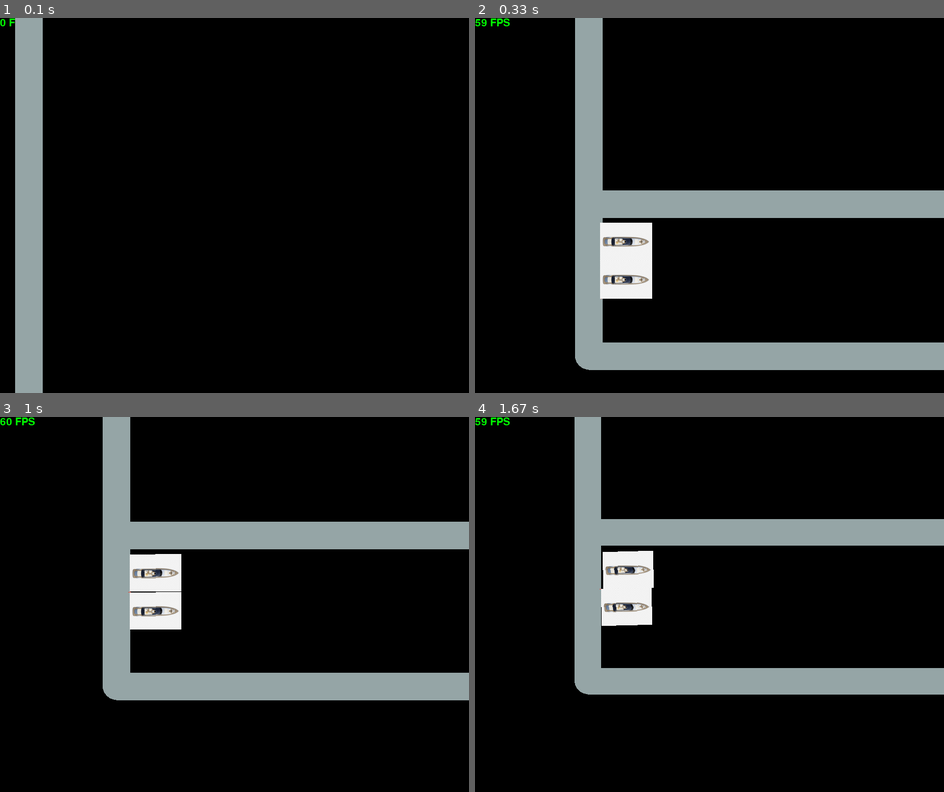
Above: before the commit, frames 1-4 (two rows, left to right).
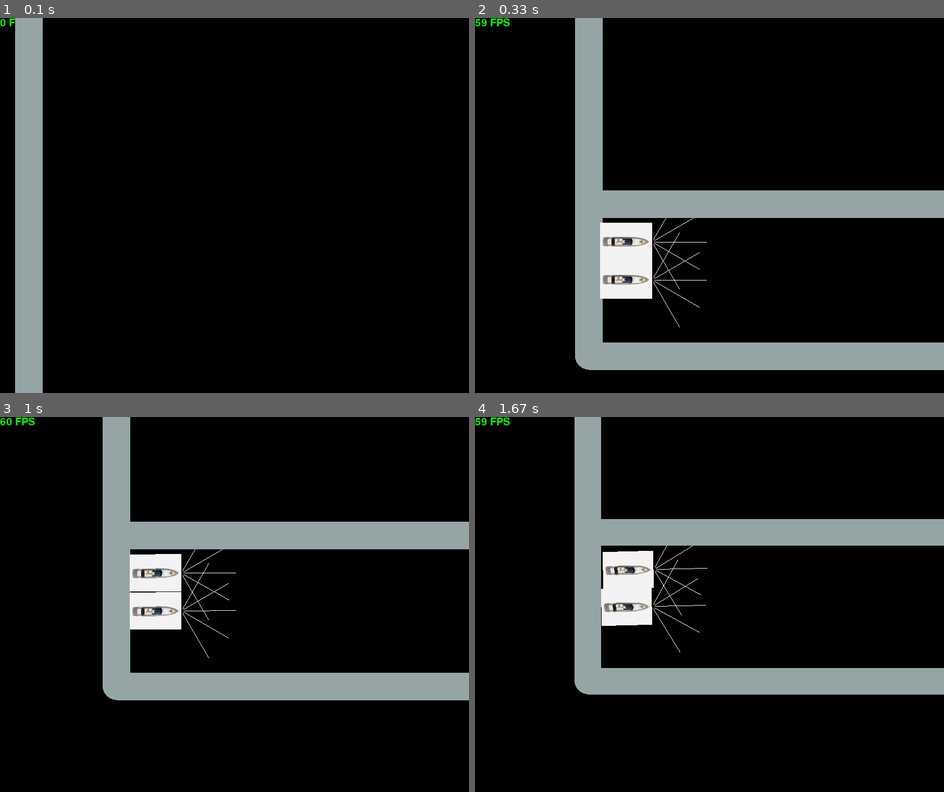
Above: after the commit, the same moments.

Repository: nelttjen/pygame_Project
Game: pygame game, started from Main.py
Same seed, same stepped clock (60 frames per second), same inputs: the game is played once before the commit and once after it.
Inputs:
- Up to frame 1 (0.1 s): no input
- Up to frame 2 (0.33 s): no input
- Up to frame 3 (1 s): hold Right 0.33-0.8 s; hold Up from 0.83 s (still down)
- Up to frame 4 (1.67 s): release Up at 1.13 s; hold Right 1.17-1.63 s

Frame 1 is identical in both runs. In frame 2, 0.1% of the frame differs, in the area x 38-50%, y 53-83%; in frame 3, 0.1%; in frame 4, 0.1%.

Commit message:
перенес создание радара в baseboat

Diff:
--- a/AITrainer.py
+++ b/AITrainer.py
@@ -26,11 +26,11 @@
         surface = pg.display.set_mode((self.w, self.h))
 
         boats = [
-            BaseBoat(space, (0.5, "yacht.png", 0.5, 0.61)),
-            BaseBoat(space, (0.5, "yacht.png", 0.5, 0.61))
+            BaseBoat(space, radarManager, (0.5, "yacht.png", 0.5, 0.61)),
+            BaseBoat(space, radarManager, (0.5, "yacht.png", 0.5, 0.61))
         ]
         controllers = [
-            AIController(radarManager, boats[0]),
+            AIController(boats[0]),
             KeyboardController(boats[0], pg.K_LEFT, pg.K_RIGHT, pg.K_UP, pg.K_DOWN),
             KeyboardController(boats[1], "a", "d", "w", "s")
         ]
--- a/Boat/BaseBoat.py
+++ b/Boat/BaseBoat.py
@@ -1,4 +1,6 @@
+from collections import defaultdict
 import math
+from typing import DefaultDict
 from config import Collisiontypes
 import pymunk
 import pygame as pg
@@ -7,9 +9,9 @@
 from Utills.utils import load_image
 
 class BaseBoat:
-    def __init__(self, space, settings):
+    def __init__(self, space, radarManager, settings):
         mass, im, elasticity, friction = settings
-
+        self.radarCallbacks = defaultdict(list)
         car_mass = mass
         self.turn, self.move = 0, 0
         self.logo_img = load_image(im)
@@ -25,6 +27,13 @@
         self.car_shape.body.angle = 0
 
         space.add(self.car_shape, self.car_shape.body)
+
+        radarManager.createRadar(self.car_shape, self.radarCallback)
+
+    def radarCallback(self, collisionType, distance, tag):
+        for callback in self.radarCallbacks[collisionType]:
+            callback(distance, tag)
+        print(collisionType, tag, distance)
 
     def set_position(self, x, y):
         self.car_shape.body.position = (x, y)
--- a/Main.py
+++ b/Main.py
@@ -25,8 +25,8 @@
         surface = pg.display.set_mode((self.w, self.h))
 
         boats = [
-            BaseBoat(space, (0.5, "yacht.png", 0.5, 0.61)),
-            BaseBoat(space, (0.5, "yacht.png", 0.5, 0.61))
+            BaseBoat(space, radarManager, (0.5, "yacht.png", 0.5, 0.61)),
+            BaseBoat(space, radarManager, (0.5, "yacht.png", 0.5, 0.61))
         ]
         controllers = [
             KeyboardController(boats[0], pg.K_LEFT, pg.K_RIGHT, pg.K_UP, pg.K_DOWN),
